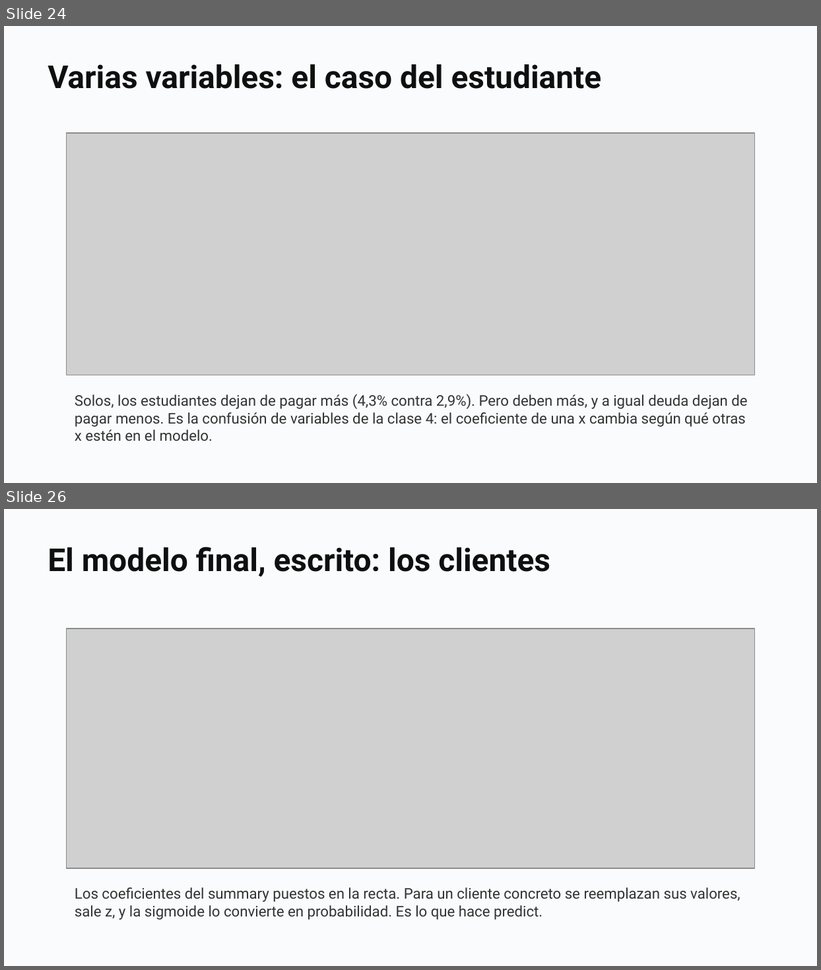
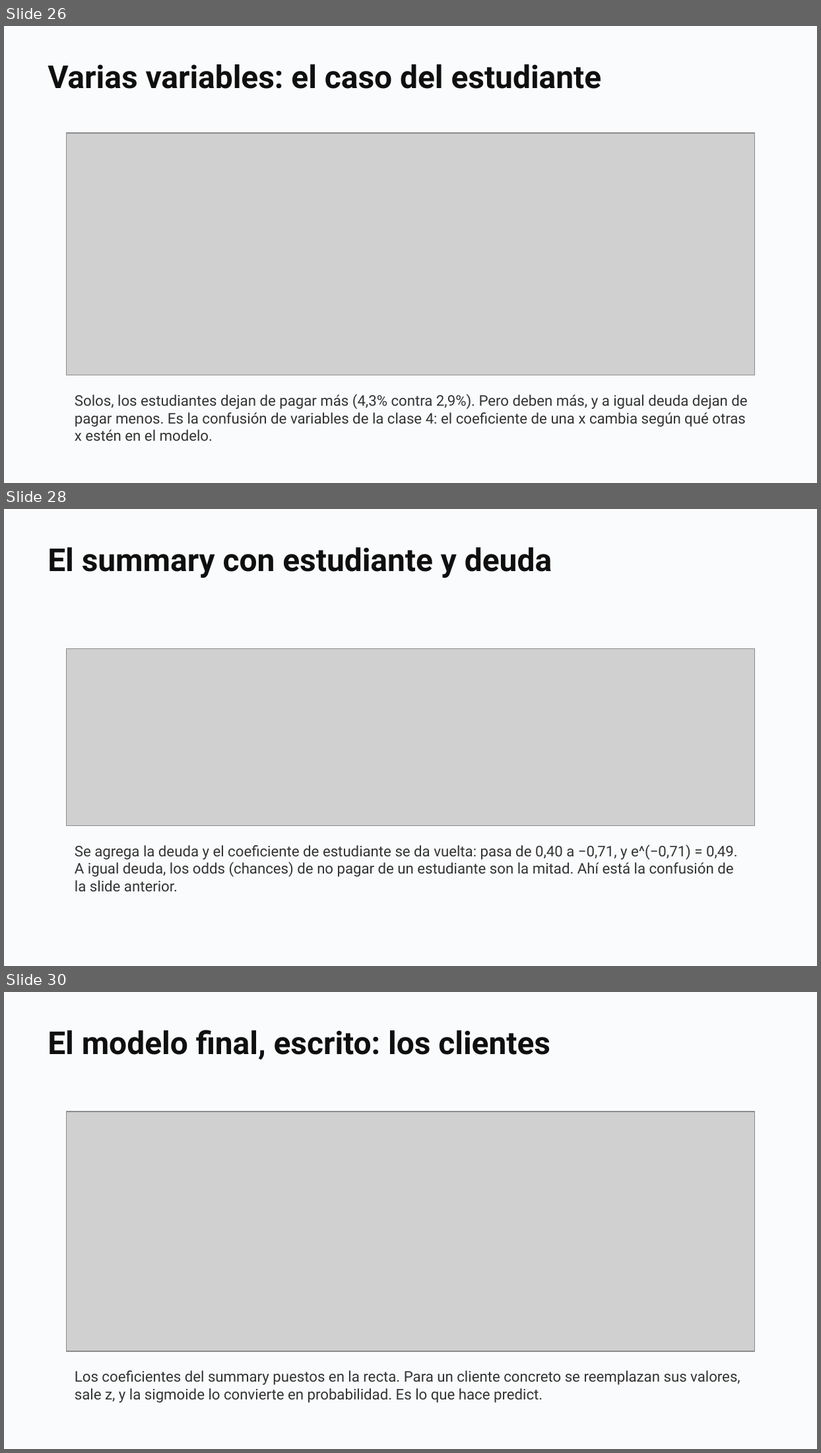
Before and after one commit to daniopitz/diplomado-cdd, a slide deck: presentaciones/clase06_regresion_logistica.pptx. Shown one above the other, each under a label of ours: slides 24 and 26 before the commit, slides 26, 28 and 30 after it; the slides between them are not shown. The pictures are 821x970 and 821x1453 pixels, drawn with LibreOffice and Linux fonts; fonts in the diff are those of the drawing; grey boxes stand for pictures. Boxes give left, top, right and bottom in pixels: in the first picture for what was removed or moved away, otherwise in the second. Text is boxed around its words. In the diff, an @@ line names an element or a change of style, - is before the commit and + after.

```diff
--- a/presentaciones/clase06_regresion_logistica.pptx
+++ b/presentaciones/clase06_regresion_logistica.pptx
@@ slide 28 added at bbox=[4, 509, 817, 966], background #FFFFFF @@
@@ rectangle added at bbox=[4, 509, 817, 966], fill #FAFBFC @@
@@ text added at bbox=[48, 547, 552, 578], 28 pt, text #0F0F0F, bold @@
+El summary con estudiante y deuda
@@ picture added at bbox=[66, 649, 754, 826] @@
@@ text added at bbox=[75, 844, 738, 891], 13 pt, text #333333 @@
+Se agrega la deuda y el coeficiente de estudiante se da vuelta: pasa de 0,40 a −0,71, y e^(−0,71) = 0,49. A igual deuda, los odds (chances) de no pagar de un estudiante son la mitad. Ahí está la confusión de la slide anterior.
@@ what was slide 24 is now slide 26 @@
@@ what was slide 26 is now slide 30 @@
```
Also in this commit, not shown: 3 slides changed, 4 other slides added, 1 other file.
